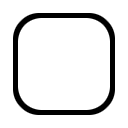
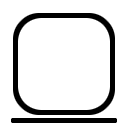
Layers edited between the first and the second 128 x 128 image:
added layer "a #1" above "box" over (x1=11, y1=118, x2=117, y2=123)
